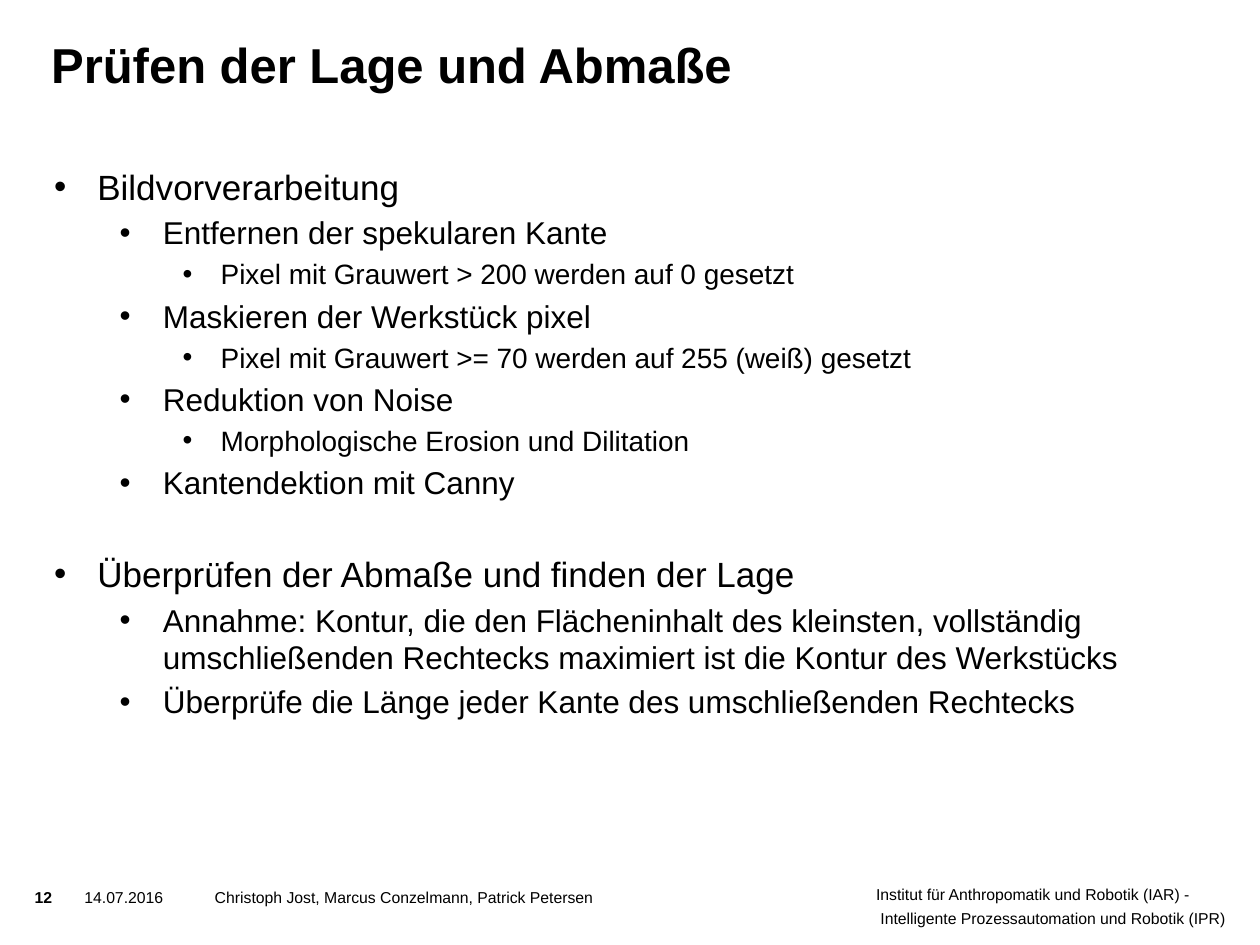
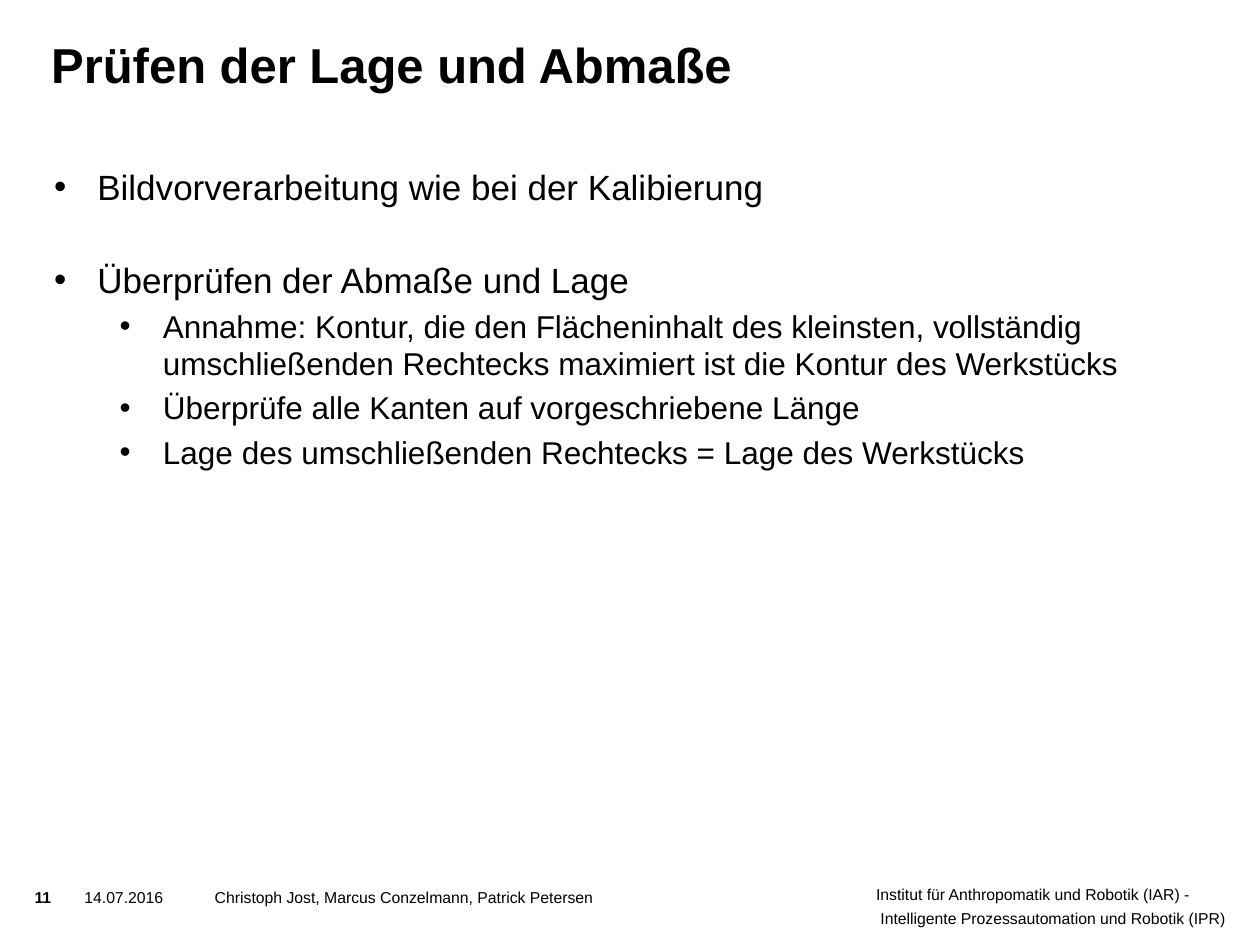
Before and after one commit to ThePrimus/VisualInspection, a slide deck: slide 11 of Praesentation/Vorlage Präsentation.pptx (slide 12 before the commit). Drawn at 1260x945 pixels with LibreOffice and Linux fonts; fonts in the diff are those of the drawing; background and template pictures are left out. Boxes give left, top, right and bottom in pixels: in the first picture for what was removed or moved away, otherwise in the second. Text is boxed around its words. In the diff, an @@ line names an element or a change of style, - is before the commit and + after.

```diff
--- a/Praesentation/Vorlage Präsentation.pptx
+++ b/Praesentation/Vorlage Präsentation.pptx
@@ text at <box>97,174,763,300</box>: text changed; size 16 to 20 pt @@
-• Bildvorverarbeitung
-  • Entfernen der spekularen Kante
-    • Pixel mit Grauwert > 200 werden auf 0 gesetzt
-  • Maskieren der Werkstück pixel
-    • Pixel mit Grauwert >= 70 werden auf 255 (weiß) gesetzt
-  • Reduktion von Noise
-    • Morphologische Erosion und Dilitation
-  • Kantendektion mit Canny
-• Überprüfen der Abmaße und finden der Lage
+• Bildvorverarbeitung wie bei der Kalibierung
+• Überprüfen der Abmaße und Lage
@@ text at <box>163,394,1024,470</box>: text changed @@
-  • Überprüfe die Länge jeder Kante des umschließenden Rechtecks
+  • Überprüfe alle Kanten auf vorgeschriebene Länge
+  • Lage des umschließenden Rechtecks = Lage des Werkstücks
@@ page number at <box>35,892,52,903</box>: text changed @@
-12
+11
```
Also in this commit, not shown: 2 other slides changed, 1 slide removed.
